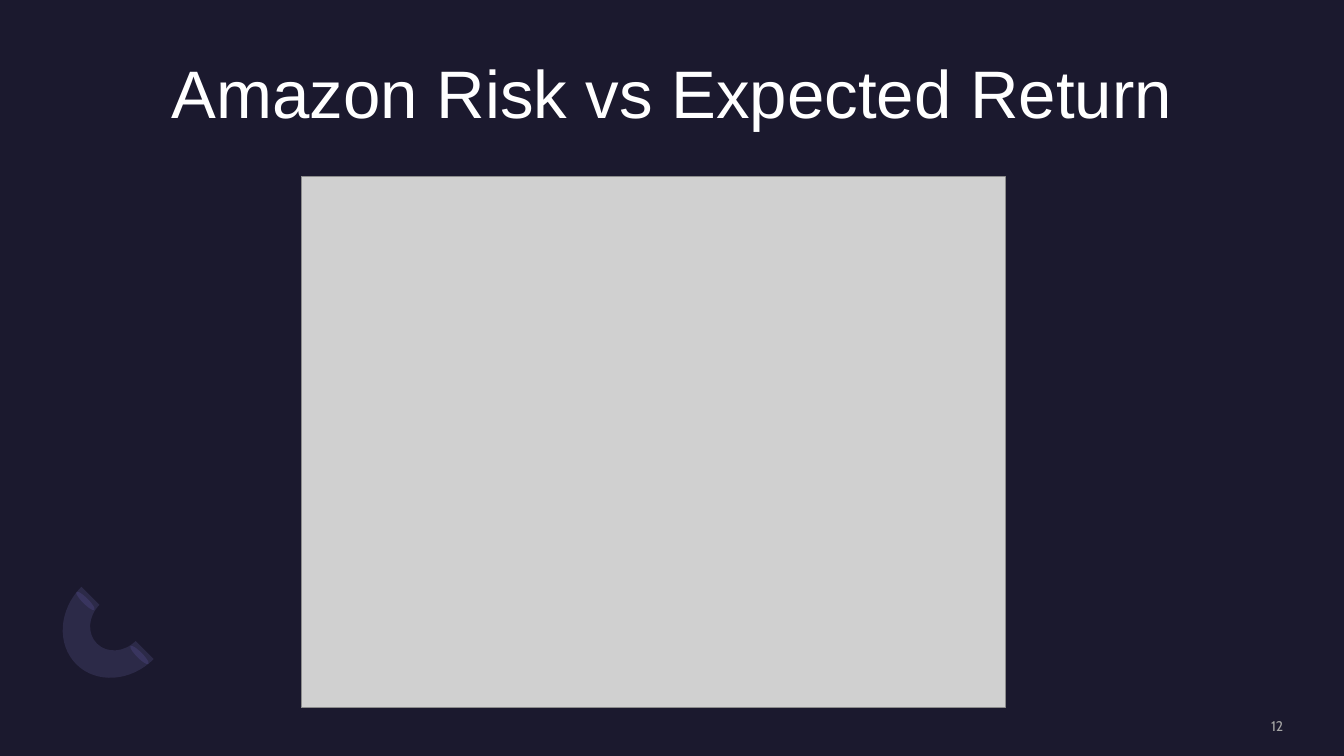
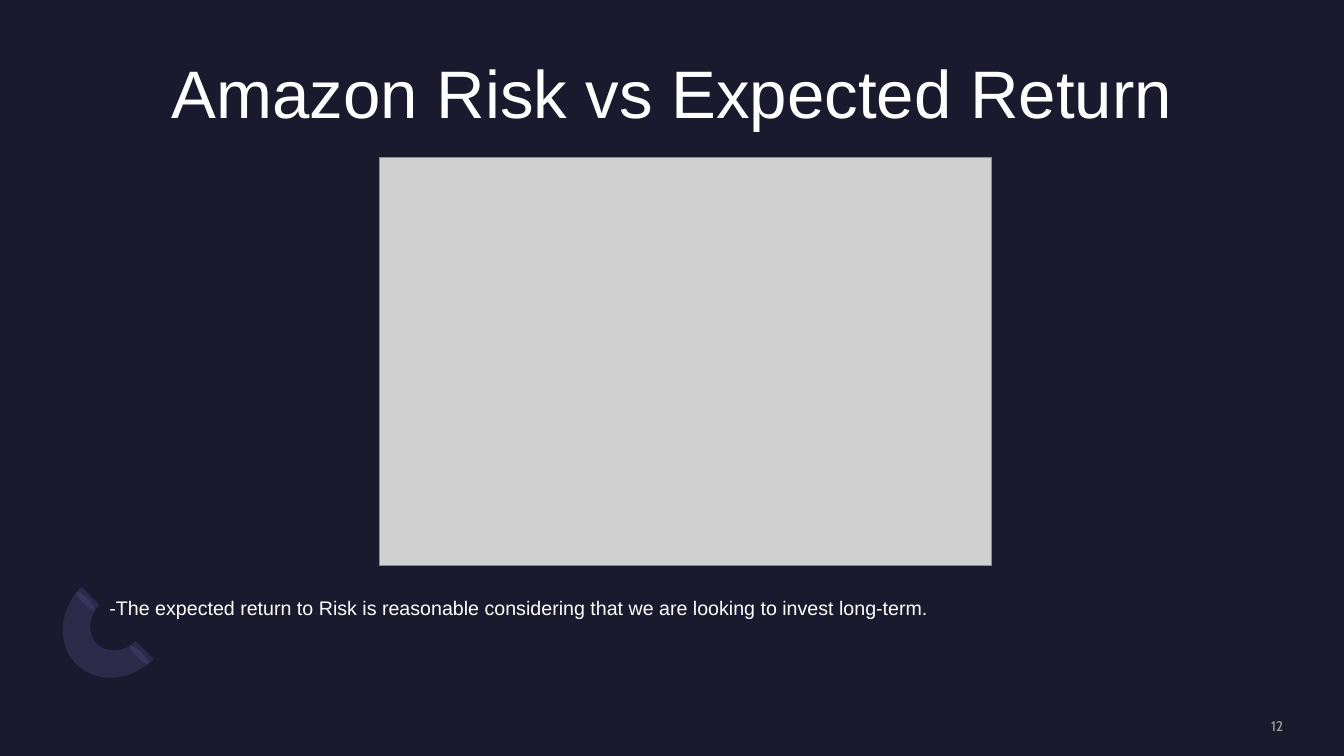
Before and after one commit to MlondiMq/Assignment-4, a slide deck: slide 12 of STOCK MARKET INVESTMENT STRATEGY.pptx. Drawn at 1344x756 pixels with LibreOffice and Linux fonts; fonts in the diff are those of the drawing; grey boxes stand for pictures. Boxes give left, top, right and bottom in pixels: in the first picture for what was removed or moved away, otherwise in the second. Text is boxed around its words. In the diff, an @@ line names an element or a change of style, - is before the commit and + after.

```diff
--- a/STOCK MARKET INVESTMENT STRATEGY.pptx
+++ b/STOCK MARKET INVESTMENT STRATEGY.pptx
@@ picture: place and size @@
-picture at [301, 177, 1005, 709]
+picture at [380, 157, 992, 565]
@@ text added at [109, 600, 927, 619], 14 pt, text #FFFFFF @@
+-The expected return to Risk is reasonable considering that we are looking to invest long-term.
```
Also in this commit, not shown: 4 other slides changed, 1 slide added, 1 slide removed.
